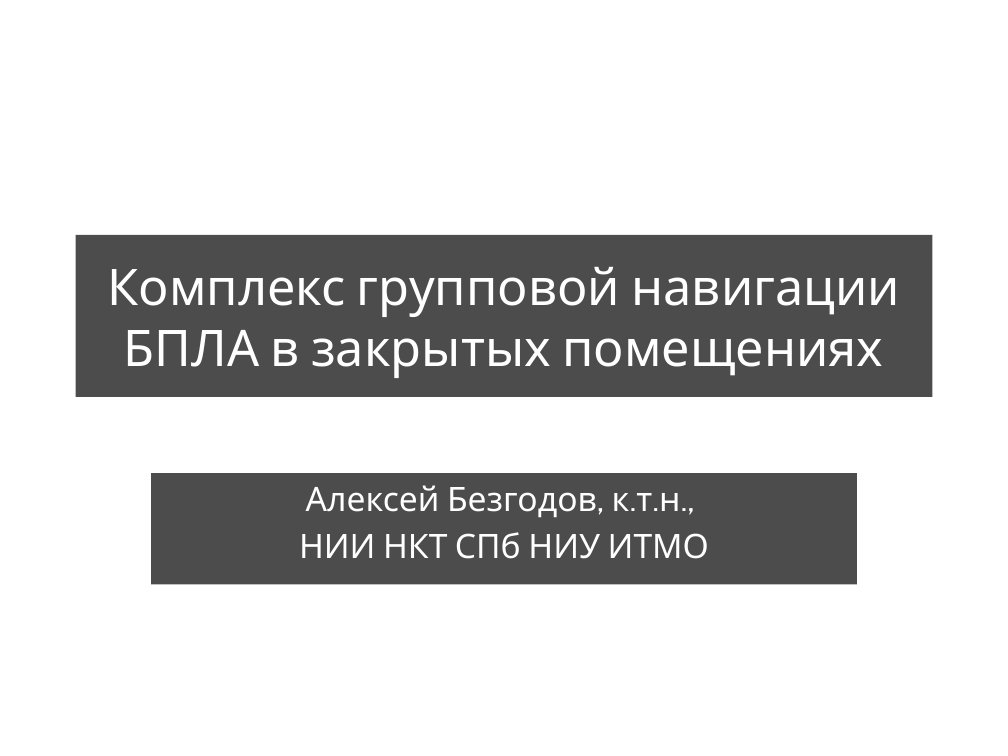
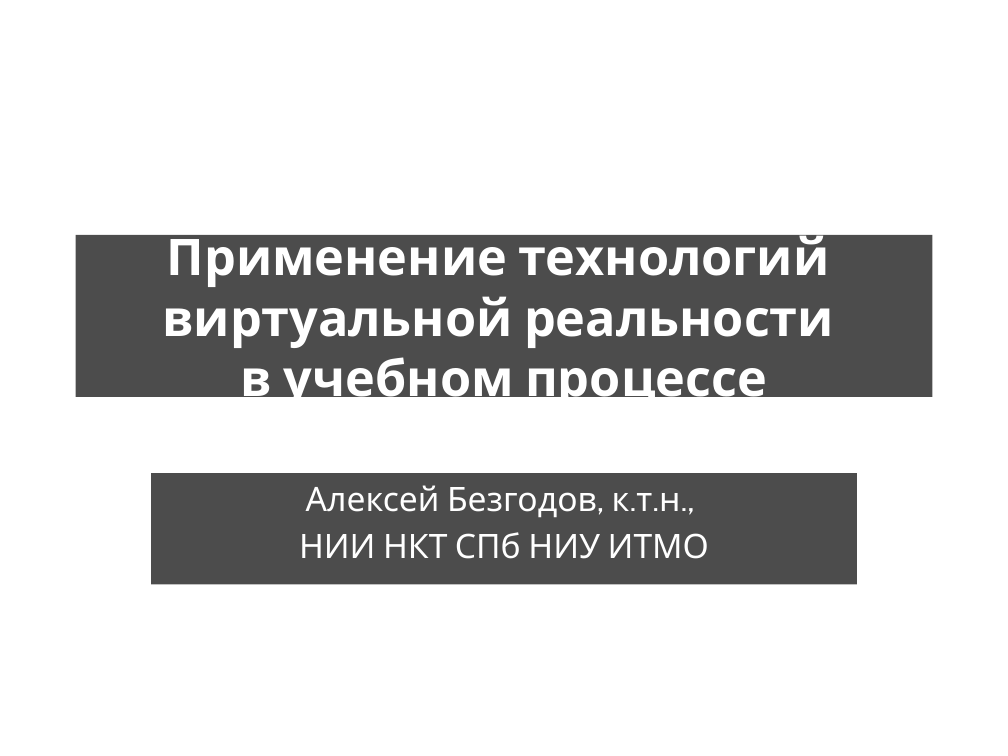
Before and after one commit to Jacobi20/quadro-xds, a slide deck: slide 1 of Docs/IT_Moscow.pptx. Drawn at 1008x756 pixels with LibreOffice and Linux fonts; fonts in the diff are those of the drawing; background and template pictures are left out. Boxes give left, top, right and bottom in pixels: in the first picture for what was removed or moved away, otherwise in the second. Text is boxed around its words. In the diff, an @@ line names an element or a change of style, - is before the commit and + after.

```diff
--- a/Docs/IT_Moscow.pptx
+++ b/Docs/IT_Moscow.pptx
@@ title at [162, 228, 834, 410]: text changed; bold on @@
-Комплекс групповой навигации БПЛА в закрытых помещениях
+Применение технологий
+виртуальной реальности
+в учебном процессе
```
Also in this commit, not shown: 3 other slides changed, 1 slide added, 1 slide removed, 25 other files.
